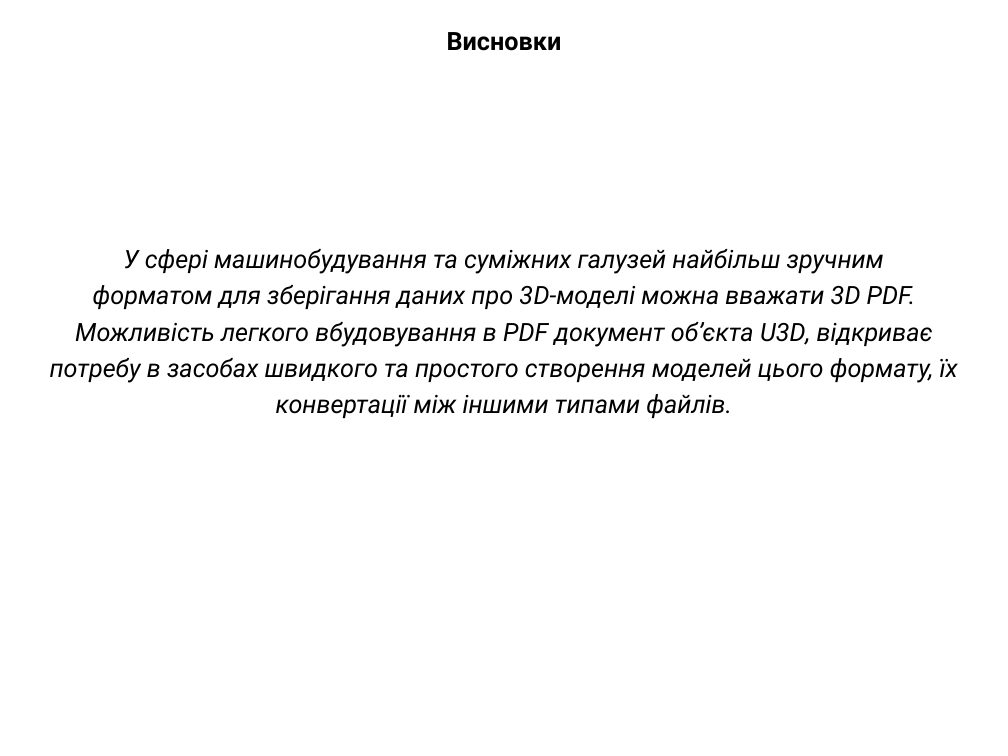
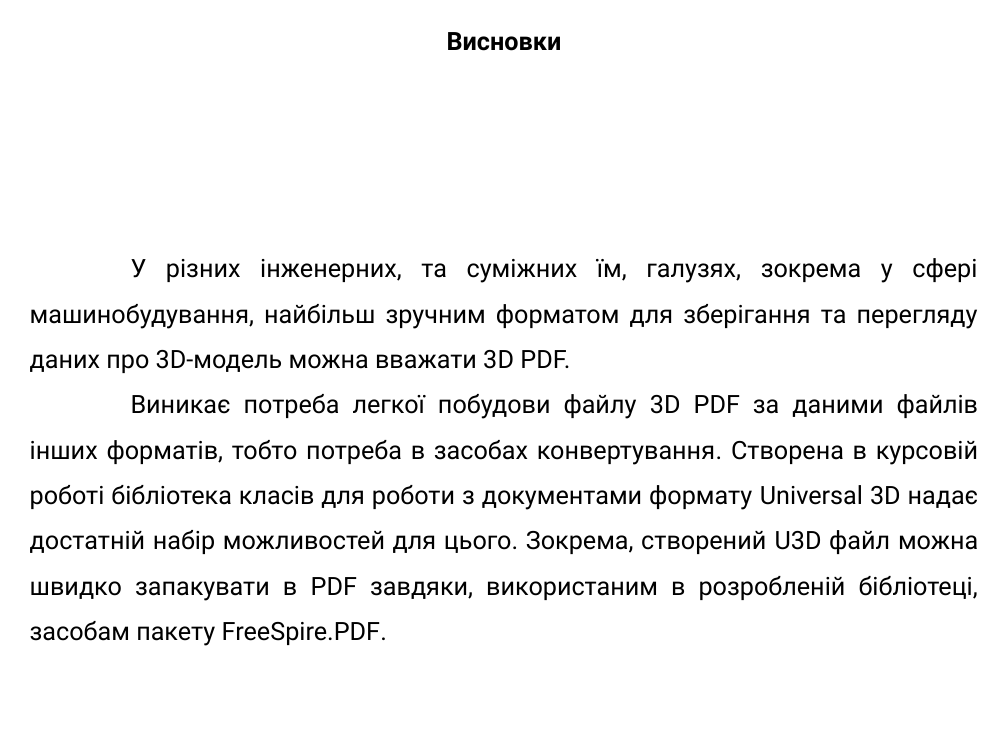
Before and after one commit to heo732/University-Course_3, a slide deck: slide 4 of CourseProject/Presentation/U3DSpace.pptx. Drawn at 1008x756 pixels with LibreOffice and Linux fonts; fonts in the diff are those of the drawing. Boxes give left, top, right and bottom in pixels: in the first picture for what was removed or moved away, otherwise in the second. Text is boxed around its words. In the diff, an @@ line names an element or a change of style, - is before the commit and + after.

Commit message:
Presentation ...

```diff
--- a/CourseProject/Presentation/U3DSpace.pptx
+++ b/CourseProject/Presentation/U3DSpace.pptx
@@ text at (30, 258, 979, 646): text changed; italic off @@
-У сфері машинобудування та суміжних галузей найбільш зручним
-форматом для зберігання даних про 3D-моделі можна вважати 3D PDF.
-Можливість легкого вбудовування в PDF документ об’єкта U3D, відкриває
-потребу в засобах швидкого та простого створення моделей цього формату, їх
-конвертації між іншими типами файлів.
+У різних інженерних, та суміжних їм, галузях, зокрема у сфері машинобудування, найбільш зручним форматом для зберігання та перегляду даних про 3D-модель можна вважати 3D PDF.
+Виникає потреба легкої побудови файлу 3D PDF за даними файлів інших форматів, тобто потреба в засобах конвертування. Створена в курсовій роботі бібліотека класів для роботи з документами формату Universal 3D надає достатній набір можливостей для цього. Зокрема, створений U3D файл можна швидко запакувати в PDF завдяки, використаним в розробленій бібліотеці, засобам пакету FreeSpire.PDF.
```
Also in this commit, not shown: 1 slide added, 1 slide removed.
